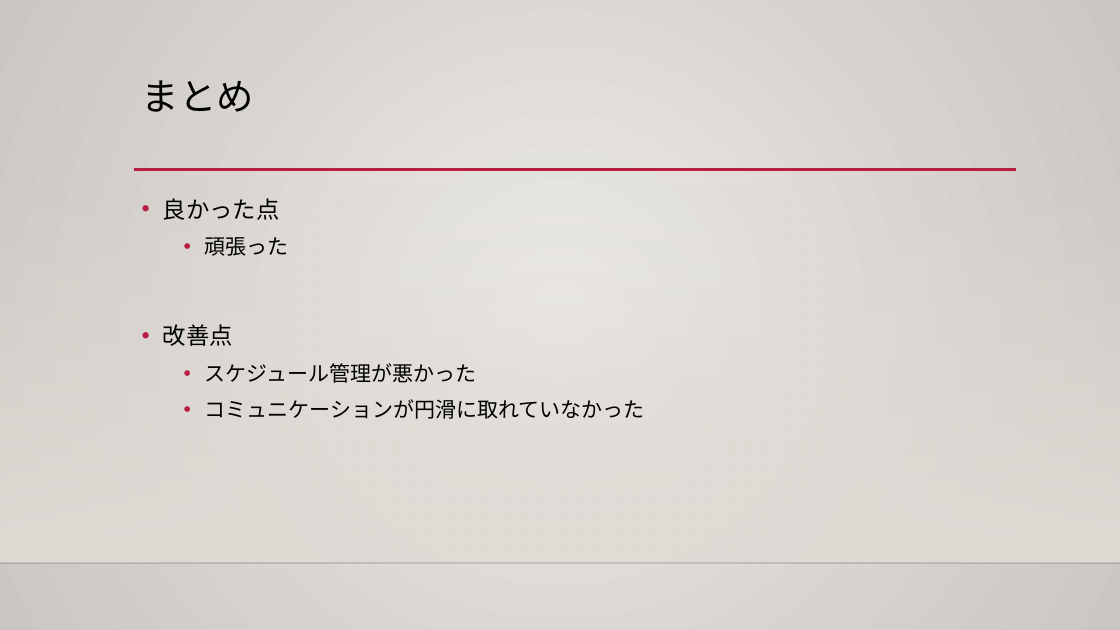
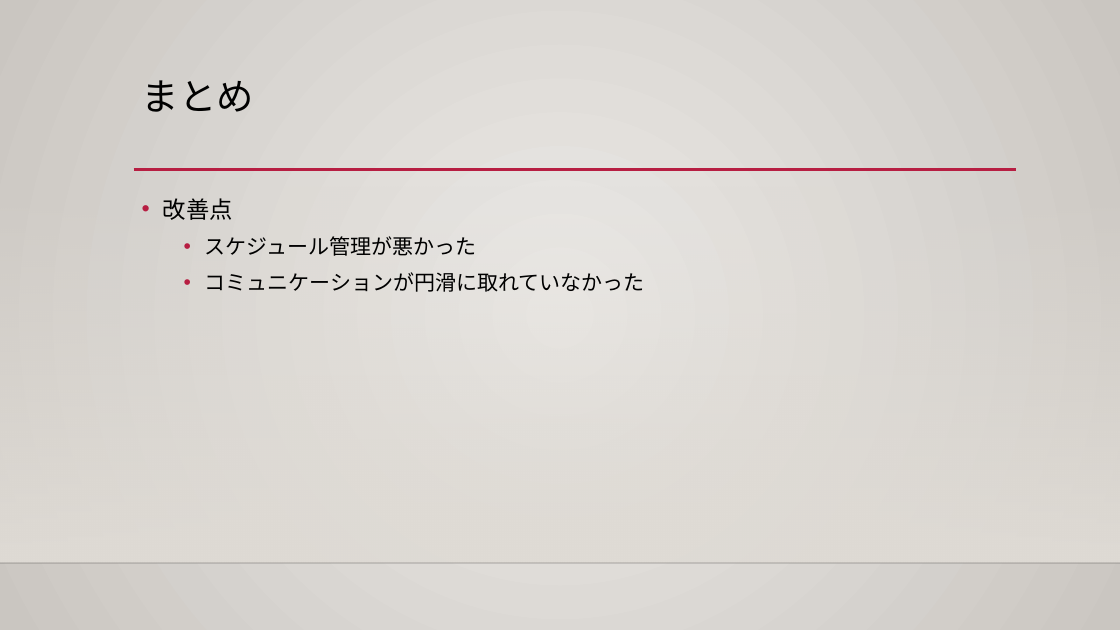
Before and after one commit to niimoti/Spling-database, a slide deck: slide 16 of 発表用_R4A1_more².pptx (slide 17 before the commit). Drawn at 1120x630 pixels with LibreOffice and Linux fonts; fonts in the diff are those of the drawing; background and template pictures are left out. Boxes give left, top, right and bottom in pixels: in the first picture for what was removed or moved away, otherwise in the second. Text is boxed around its words. In the diff, an @@ line names an element or a change of style, - is before the commit and + after.

```diff
--- a/発表用_R4A1_more².pptx
+++ b/発表用_R4A1_more².pptx
@@ text at (x1=163, y1=198, x2=289, y2=256): paragraphs removed @@
-• 良かった点
-  • 頑張った
```
Also in this commit, not shown: 6 other slides changed, 1 slide removed.
